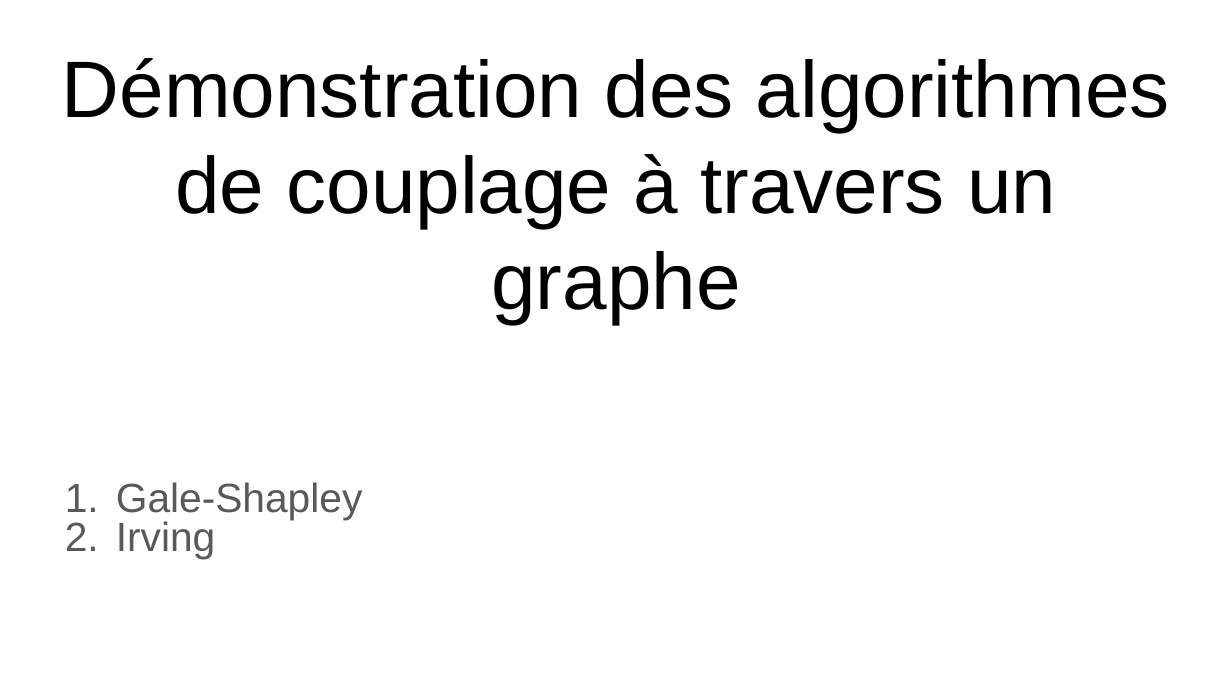
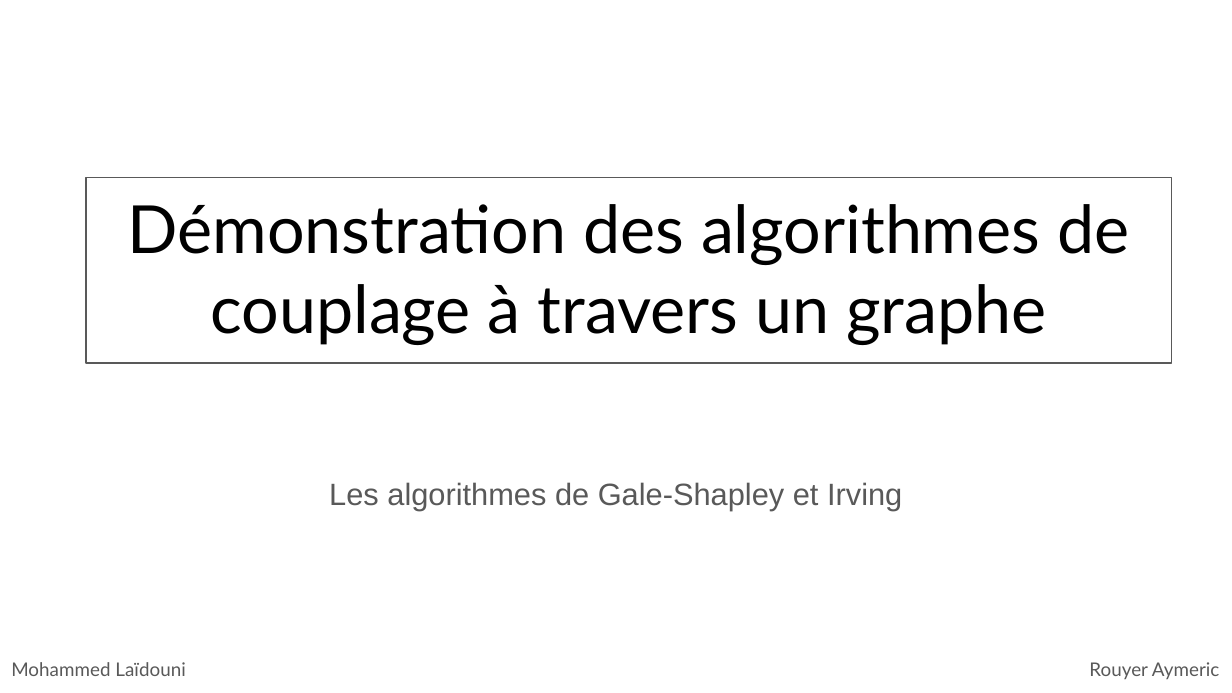
Before and after one commit to karimizerx/stable.roommates.problem, a slide deck: slide 1 of annexe.pptx. Drawn at 1232x693 pixels with LibreOffice and Linux fonts; fonts in the diff are those of the drawing. Boxes give left, top, right and bottom in pixels: in the first picture for what was removed or moved away, otherwise in the second. Text is boxed around its words. In the diff, an @@ line names an element or a change of style, - is before the commit and + after.

```diff
--- a/annexe.pptx
+++ b/annexe.pptx
@@ title "Démonstration des algorithmes de couplage ...": place and size @@
-title "Démonstration des algorithmes de couplage ..." at [62,58,1170,324]
+title "Démonstration des algorithmes de couplage ..." at [128,204,1129,345]
@@ title "Démonstration des algorithmes de couplage ..." at [128,204,1129,345]: size 46.8 to 38.8 pt, font Arial to Lato @@
@@ rectangle added at [86,177,1172,363], outline #595959 0.75 pt @@
@@ text at [329,482,902,511]: text changed; size 23.8 to 18 pt @@
-1. Gale-Shapley
-2. Irving
+Les algorithmes de Gale-Shapley et Irving
@@ text added at [11,662,185,676], 11 pt, text #595959 @@
+Mohammed Laïdouni
@@ text added at [1089,662,1220,679], 11 pt, text #595959 @@
+Rouyer Aymeric
```
Also in this commit, not shown: 40 other slides changed, 8 slides added, 5 slides removed, 1 other file.
